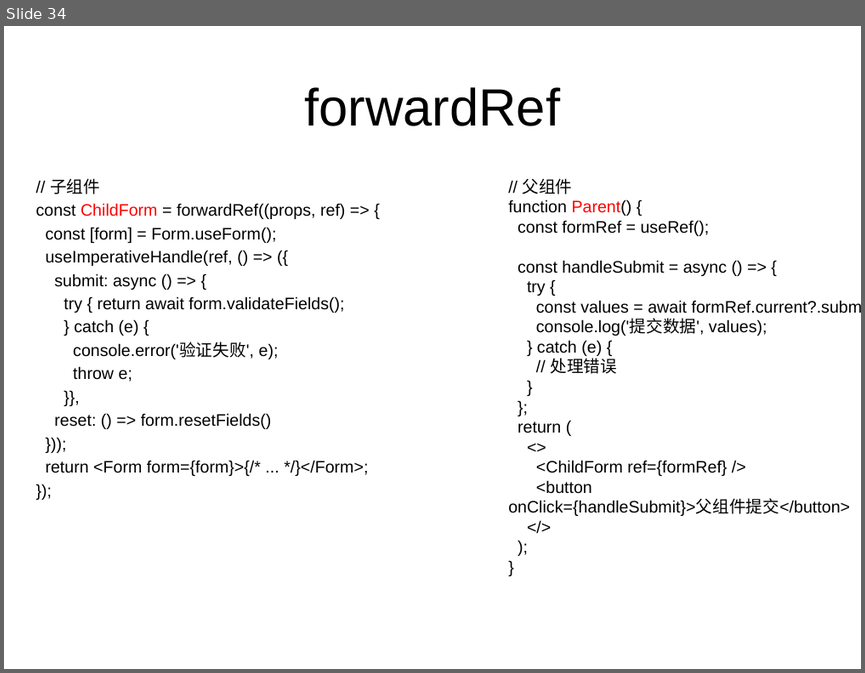
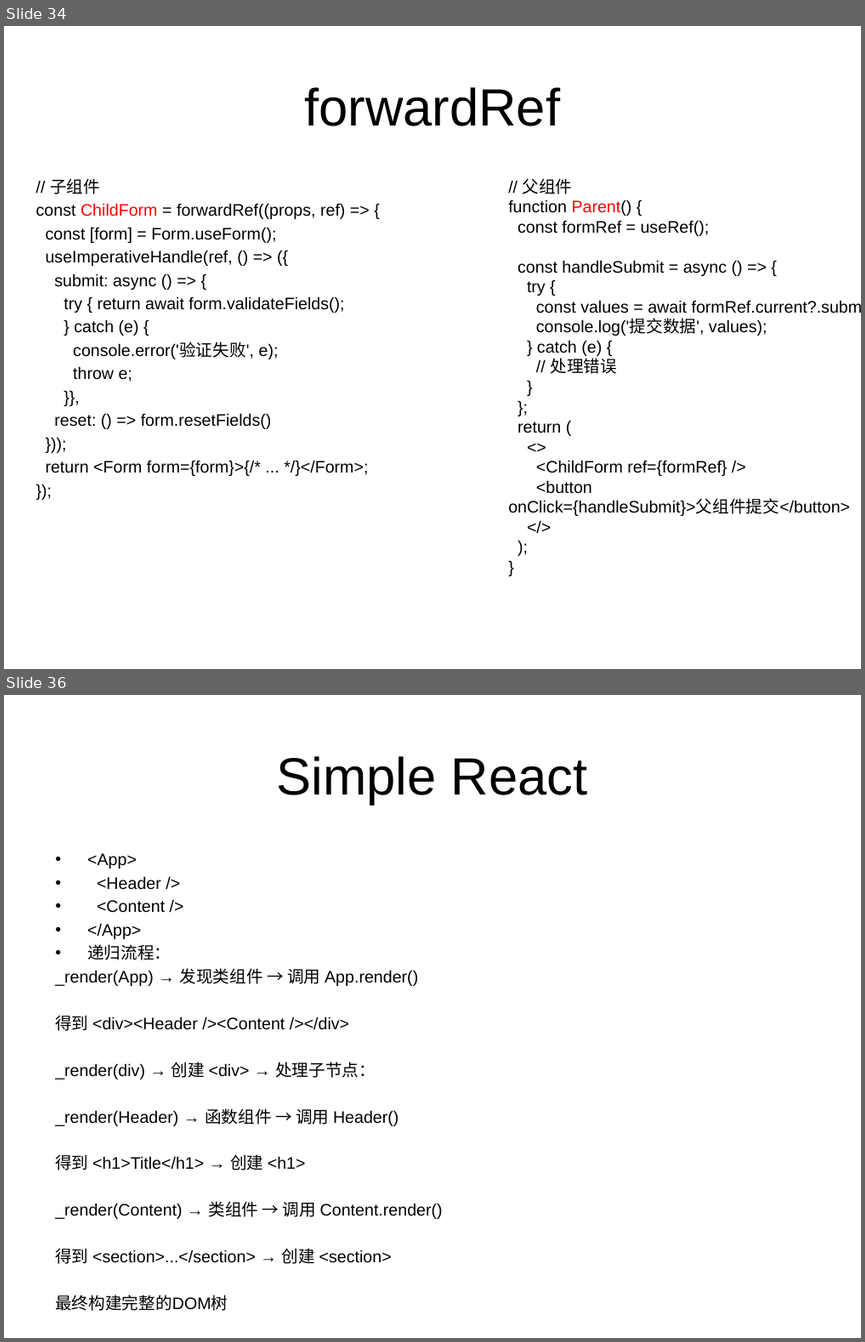
Before and after one commit to andywang2019/interview, a slide deck: lecture/js.pptx. Shown one above the other, each under a label of ours: slide 34 before the commit, slides 34 and 36 after it; the slides between them are not shown. The pictures are 865x673 and 865x1342 pixels, drawn with LibreOffice and Linux fonts; fonts in the diff are those of the drawing. Boxes give left, top, right and bottom in pixels: in the first picture for what was removed or moved away, otherwise in the second. Text is boxed around its words. In the diff, an @@ line names an element or a change of style, - is before the commit and + after.

Commit message:
simple my react

```diff
--- a/lecture/js.pptx
+++ b/lecture/js.pptx
@@ slide 36 added at (4,695,861,1338), background #FFFFFF @@
@@ title added at (277,756,588,805), 44 pt, text #000000 @@
+Simple React
@@ text added at (55,853,443,1310), 14 pt, text #000000 @@
+• <App>
+• <Header />
+• <Content />
+• </App>
+• 递归流程：
+_render(App) → 发现类组件 → 调用 App.render()
+得到 <div><Header /><Content /></div>
+_render(div) → 创建 <div> → 处理子节点：
+_render(Header) → 函数组件 → 调用 Header()
+得到 <h1>Title</h1> → 创建 <h1>
+_render(Content) → 类组件 → 调用 Content.render()
+得到 <section>...</section> → 创建 <section>
+最终构建完整的DOM树
```
Also in this commit, not shown: 1 slide changed, 1 other slide added, 28 other files.
